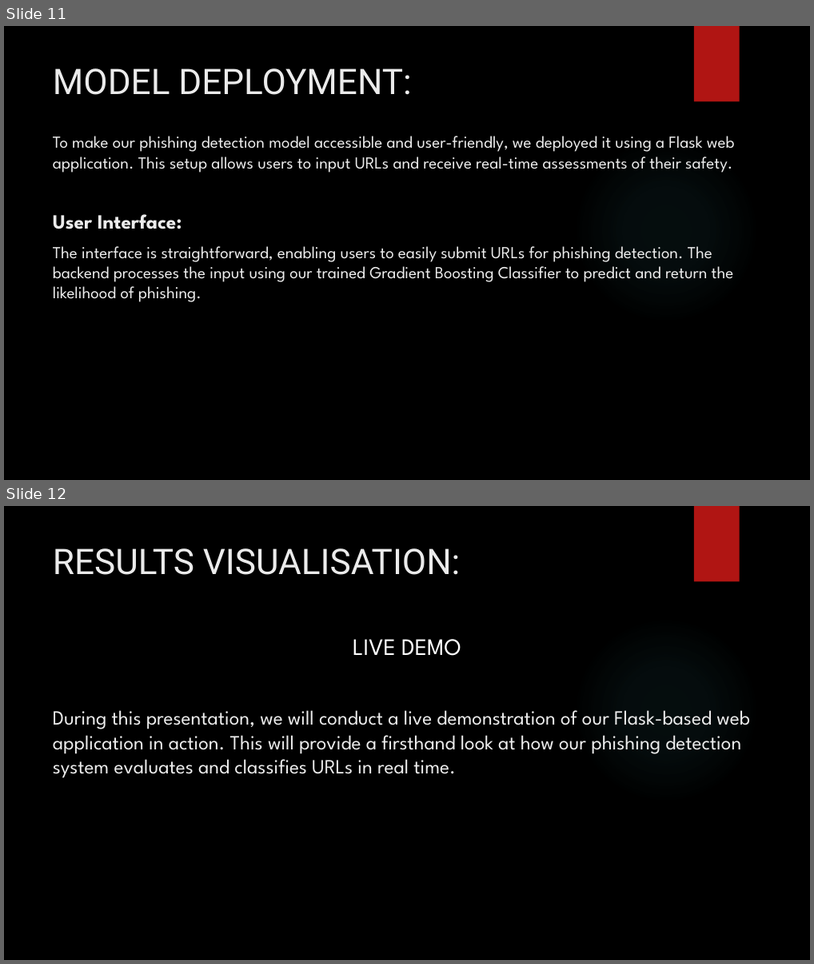
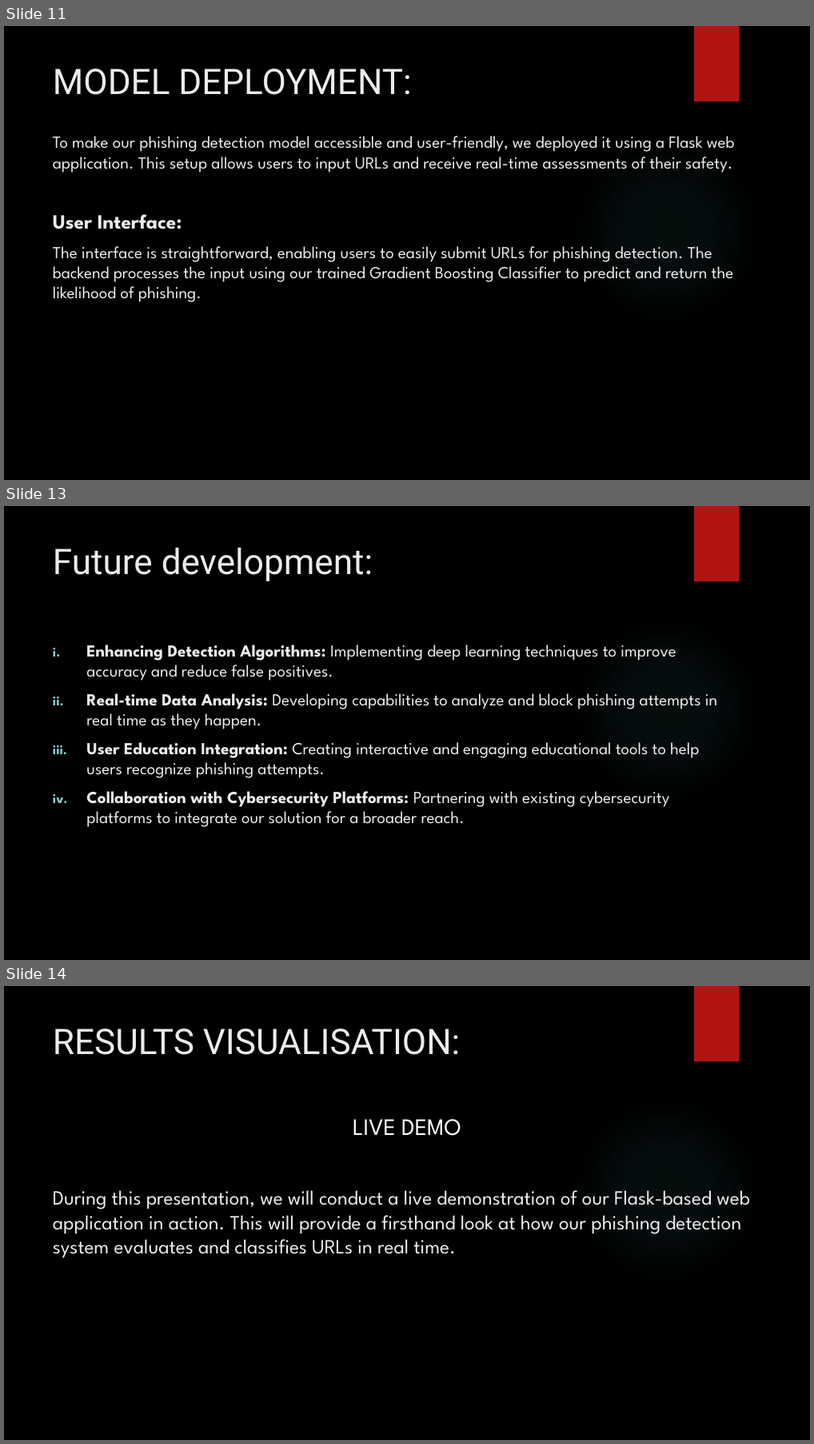
Before and after one commit to mpriyankapatil/ISU-Software_Project_2024, a slide deck: SoftwareProject_FinalPresentation.pptx. Shown one above the other, each under a label of ours: slides 11 and 12 before the commit, slides 11, 13 and 14 after it; the slides between them are not shown. The pictures are 814x964 and 814x1444 pixels, drawn with LibreOffice and Linux fonts; fonts in the diff are those of the drawing; background and template pictures are left out. Boxes give left, top, right and bottom in pixels: in the first picture for what was removed or moved away, otherwise in the second. Text is boxed around its words. In the diff, an @@ line names an element or a change of style, - is before the commit and + after.

Commit message:
Final update

```diff
--- a/SoftwareProject_FinalPresentation.pptx
+++ b/SoftwareProject_FinalPresentation.pptx
@@ slide 13 added at box(4, 506, 810, 960), background picture (left out); not listed: 2 template elements that a slide beside it also shows @@
@@ title added at box(53, 548, 374, 581), 42 pt, text #EBEBEB @@
+Future development:
@@ text added at box(86, 644, 718, 827), 20 pt, text #ECECEC @@
+i. Enhancing Detection Algorithms: Implementing deep learning techniques to improve accuracy and reduce false positives.
+ii. Real-time Data Analysis: Developing capabilities to analyze and block phishing attempts in real time as they happen.
+iii. User Education Integration: Creating interactive and engaging educational tools to help users recognize phishing attempts.
+iv. Collaboration with Cybersecurity Platforms: Partnering with existing cybersecurity platforms to integrate our solution for a broader reach.
@@ what was slide 12 is now slide 14 @@
```
Also in this commit, not shown: 1 other slide added.
